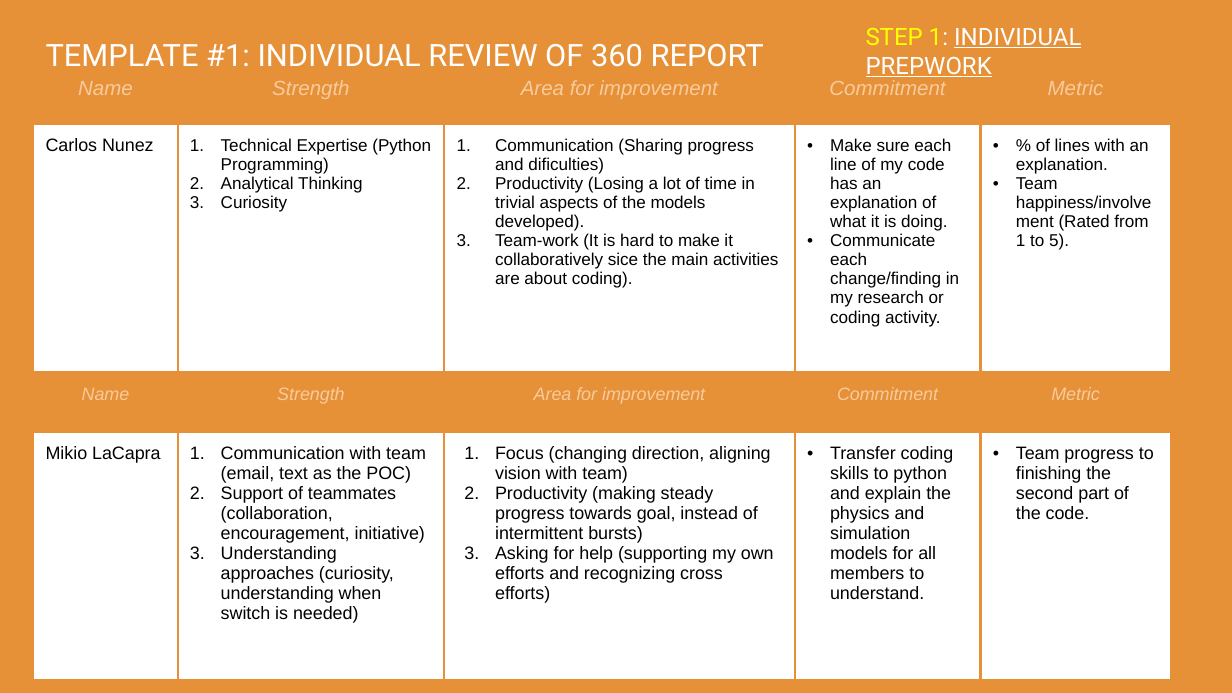
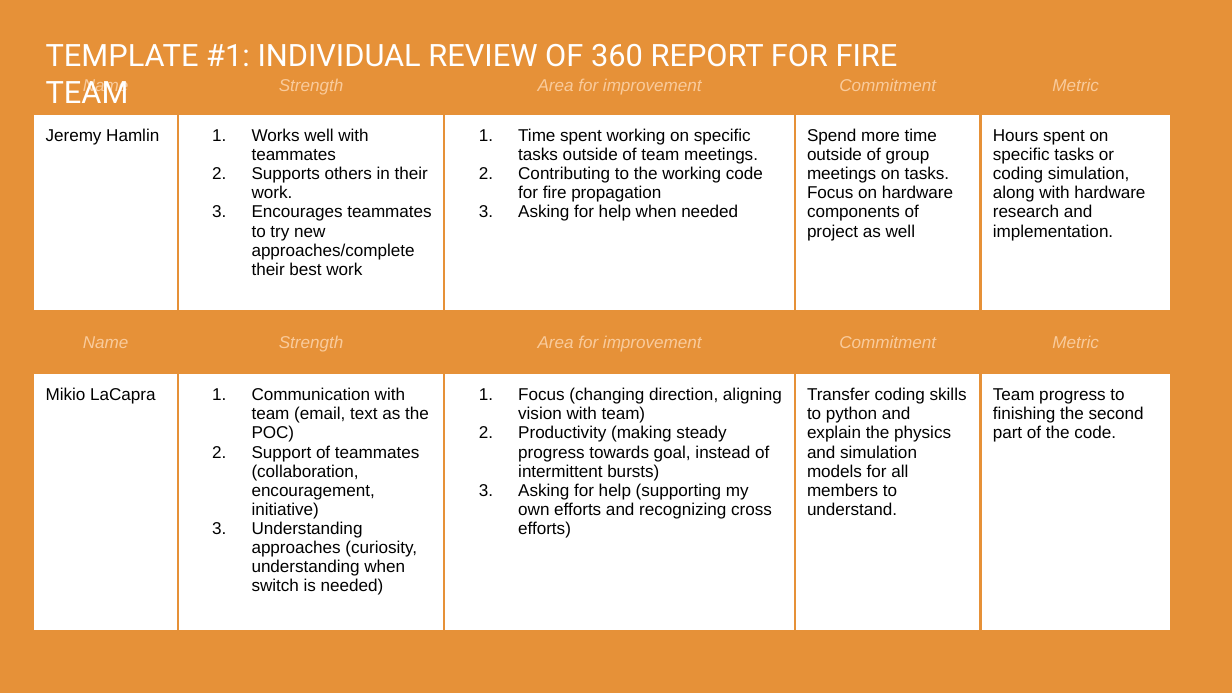
Before and after one commit to carlosnunezc94/Fire_Technologies, a slide deck: slide 8 of ENGIN_270K_Coaching/Module_1/E270K_Module_1.pptx. Drawn at 1232x693 pixels with LibreOffice and Linux fonts; fonts in the diff are those of the drawing. Boxes give left, top, right and bottom in pixels: in the first picture for what was removed or moved away, otherwise in the second. Text is boxed around its words. In the diff, an @@ line names an element or a change of style, - is before the commit and + after.

Commit message:
new

```diff
--- a/ENGIN_270K_Coaching/Module_1/E270K_Module_1.pptx
+++ b/ENGIN_270K_Coaching/Module_1/E270K_Module_1.pptx
@@ title removed at (866, 28, 1081, 77) @@
-STEP 1: INDIVIDUAL PREPWORK
@@ title at (46, 44, 898, 67): text changed @@
-TEMPLATE #1: INDIVIDUAL REVIEW OF 360 REPORT
+TEMPLATE #1: INDIVIDUAL REVIEW OF 360 REPORT FOR FIRE TEAM
@@ table at (33, 64, 1169, 599) @@
-row 2: Carlos Nunez | Technical Expertise (Python Programming) / Analytical Thinking / Curiosity | Communication (Sharing progress and dificulties) / Productivity (Losing a lot of time in trivial aspects of the models developed). / Team-work (It is hard to make it collaboratively sice the main activities are about coding). | Make sure each line of my code has an explanation of what it is doing. / Communicate each change/finding in my research or coding activity. | % of lines with an explanation. / Team happiness/involvement (Rated from 1 to 5).
+row 2: Jeremy Hamlin | Works well with teammates / Supports others in their work. / Encourages teammates to try new approaches/complete their best work | Time spent working on specific tasks outside of team meetings. / Contributing to the working code for fire propagation / Asking for help when needed | Spend more time outside of group meetings on tasks. / Focus on hardware components of project as well | Hours spent on specific tasks or coding simulation, along with hardware research and implementation.
@@ size 12 to 10 pt in "Name", "Strength", "Area for improvement", "Commitment" and 1 more places @@
@@ table at (33, 320, 1169, 693) @@
@@ size 10.5 to 10 pt @@
@@ indent changed @@
@@ bullet • to none @@
@@ table: place and size @@
-table at (33, 372, 1169, 680)
+table at (33, 320, 1169, 693)
```
Also in this commit, not shown: 3 other slides changed, 2 slides added, 5 slides removed.
